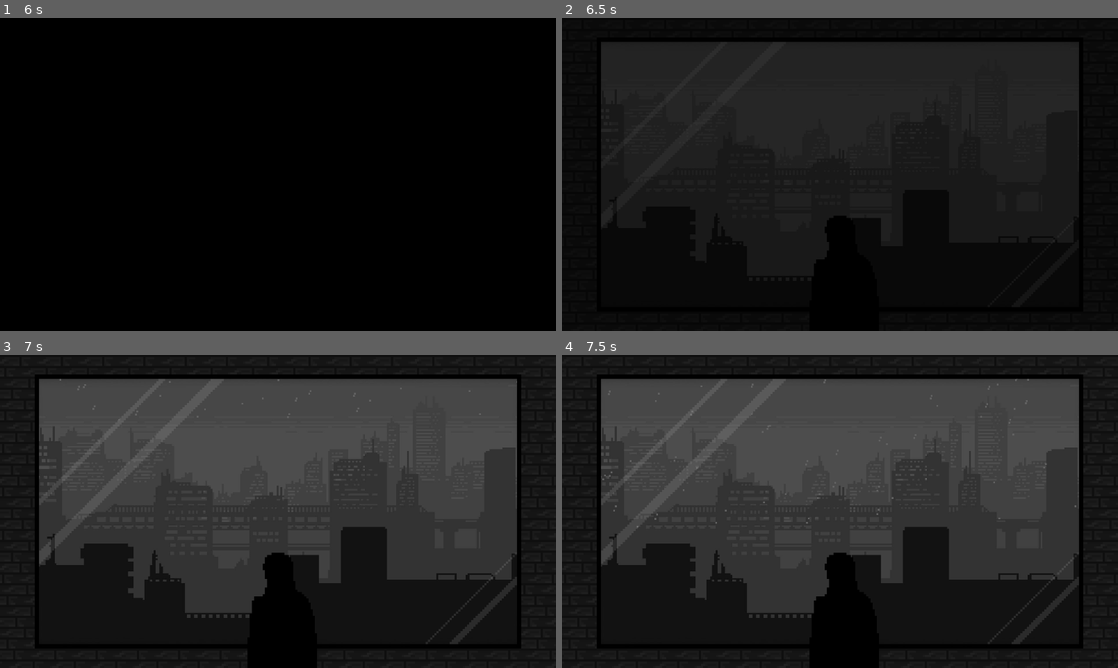
Above: before the commit, frames 1-4 (two rows, left to right).
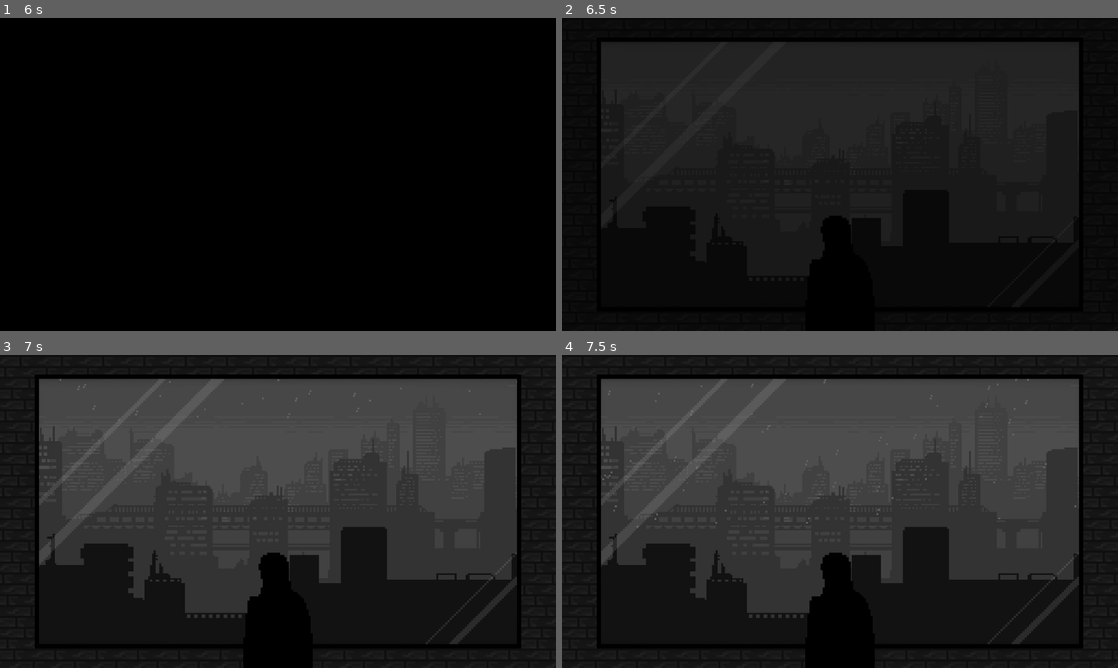
Above: after the commit, the same moments.

Repository: Figments-team/James
Game: Godot game, scene res://OtherScenes/Root.tscn
Same seed, same stepped clock (60 frames per second), same inputs: the game is played once before the commit and once after it.
Inputs:
- Up to frame 1 (6 s): tap Enter at 0.5, 3.5 s; tap Space at 2.75, 5.75 s
- Up to frame 2 (6.5 s): no input
- Up to frame 3 (7 s): no input
- Up to frame 4 (7.5 s): no input

Frame 1 is identical in both runs. In frame 2, 0.2% of the frame differs, in the area x 44-53%, y 63-84%; in frame 3, 0.2%, in the area x 43-57%, y 63-100%; in frame 4, 0.2%.

Commit message:
Fixed and completed async operations management

Diff:
--- a/MainScenes/Cutscenes/Intro.tscn
+++ b/MainScenes/Cutscenes/Intro.tscn
@@ -1,3 +1,82 @@
-[gd_scene format=2]
+[gd_scene load_steps=5 format=2]
 
-[node name="Intro" type="Node2D"]
+[ext_resource path="res://Assets/Images/GreyCity.jpg" type="Texture" id=1]
+[ext_resource path="res://Assets/Images/MenuBG_Background.png" type="Texture" id=2]
+
+[sub_resource type="Animation" id=2]
+resource_name = "SelfDirection"
+tracks/0/type = "bezier"
+tracks/0/path = NodePath("Camera2D:zoom:x")
+tracks/0/interp = 1
+tracks/0/loop_wrap = true
+tracks/0/imported = false
+tracks/0/enabled = true
+tracks/0/keys = {
+"points": PoolRealArray( 0.8, -0.25, 0, 0.25, 0, 1, -0.25, 0, 0.25, 0 ),
+"times": PoolRealArray( 0, 1 )
+}
+tracks/1/type = "bezier"
+tracks/1/path = NodePath("Camera2D:zoom:y")
+tracks/1/interp = 1
+tracks/1/loop_wrap = true
+tracks/1/imported = false
+tracks/1/enabled = true
+tracks/1/keys = {
+"points": PoolRealArray( 0.8, -0.25, 0, 0.25, 0, 1, -0.25, 0, 0.25, 0 ),
+"times": PoolRealArray( 0, 1 )
+}
+
+[sub_resource type="ParticlesMaterial" id=3]
+trail_divisor = 5
+emission_shape = 2
+emission_box_extents = Vector3( 750, 1, 1 )
+flag_disable_z = true
+gravity = Vector3( -40, 98, 0 )
+orbit_velocity = 0.0
+orbit_velocity_random = 0.0
+scale = 4.0
+color = Color( 0.392157, 0.392157, 0.392157, 1 )
+
+[node name="Intro" type="Control"]
+anchor_right = 1.0
+anchor_bottom = 1.0
+__meta__ = {
+"_edit_use_anchors_": false
+}
+
+[node name="SelfDirector" type="AnimationPlayer" parent="."]
+autoplay = "SelfDirection"
+playback_speed = 0.1
+anims/SelfDirection = SubResource( 2 )
+
+[node name="CityBackground" type="TextureRect" parent="."]
+anchor_right = 1.0
+anchor_bottom = 1.0
+rect_pivot_offset = Vector2( -745.458, 86.1194 )
+texture = ExtResource( 1 )
+expand = true
+__meta__ = {
+"_edit_use_anchors_": false
+}
+
+[node name="RainParticles" type="Particles2D" parent="."]
+position = Vector2( 800, -50 )
+amount = 1000
+lifetime = 4.0
+speed_scale = 2.0
+visibility_rect = Rect2( -800, 50, 1280, 720 )
+process_material = SubResource( 3 )
+
+[node name="HouseAndWindow" type="TextureRect" parent="."]
+anchor_right = 1.0
+anchor_bottom = 1.0
+texture = ExtResource( 2 )
+expand = true
+__meta__ = {
+"_edit_use_anchors_": false
+}
+
+[node name="Camera2D" type="Camera2D" parent="."]
+position = Vector2( 640, 360 )
+current = true
+zoom = Vector2( 0.8, 0.8 )
--- a/MainScenes/MainMenu.gd
+++ /dev/null
@@ -1,6 +0,0 @@
-extends Control
-
-func self_direction():
-	$"MenuAnimator".play("MenuFadeIn")
-	yield($"MenuAnimator", "animation_finished")
-	$"LabelAnimator".play("PressAnyKeyFade")
--- a/MainScenes/MainMenu.tscn
+++ b/MainScenes/MainMenu.tscn
@@ -1,11 +1,11 @@
-[gd_scene load_steps=14 format=2]
+[gd_scene load_steps=13 format=2]
 
 [ext_resource path="res://Assets/Fonts/maleficio/Maleficio.ttf" type="DynamicFontData" id=1]
 [ext_resource path="res://Assets/Fonts/victorian_parlor/Victorian Parlor Vintage Alternate_free.otf" type="DynamicFontData" id=2]
 [ext_resource path="res://Assets/Fonts/klik/Klik-Light.otf" type="DynamicFontData" id=3]
-[ext_resource path="res://Assets/Images/MenuBG.png" type="Texture" id=4]
+[ext_resource path="res://Assets/Images/MenuBG_Person.png" type="Texture" id=4]
 [ext_resource path="res://Assets/Images/GreyCity.jpg" type="Texture" id=5]
-[ext_resource path="res://MainScenes/MainMenu.gd" type="Script" id=6]
+[ext_resource path="res://Assets/Images/MenuBG_Background.png" type="Texture" id=6]
 
 [sub_resource type="Animation" id=1]
 resource_name = "SelfDirection"
@@ -69,10 +69,7 @@
 "times": PoolRealArray( 0, 1, 2 )
 }
 
-[sub_resource type="StyleBoxFlat" id=4]
-bg_color = Color( 0, 0, 0, 1 )
-
-[sub_resource type="ParticlesMaterial" id=5]
+[sub_resource type="ParticlesMaterial" id=4]
 trail_divisor = 5
 emission_shape = 2
 emission_box_extents = Vector3( 750, 1, 1 )
@@ -99,7 +96,6 @@
 [node name="MainMenu" type="Control"]
 anchor_right = 1.0
 anchor_bottom = 1.0
-script = ExtResource( 6 )
 __meta__ = {
 "_edit_use_anchors_": false
 }
@@ -108,15 +104,7 @@
 anims/SelfDirection = SubResource( 1 )
 
 [node name="LabelAnimator" type="AnimationPlayer" parent="."]
-anims/PressAnyKeyFade = SubResource( 3 )
-
-[node name="Background" type="Panel" parent="."]
-anchor_right = 1.0
-anchor_bottom = 1.0
-custom_styles/panel = SubResource( 4 )
-__meta__ = {
-"_edit_use_anchors_": false
-}
+anims/PressAnyKeyFade = SubResource( 2 )
 
 [node name="CityBackground" type="TextureRect" parent="."]
 anchor_right = 1.0
@@ -132,11 +120,28 @@
 amount = 1000
 lifetime = 4.0
 speed_scale = 2.0
-process_material = SubResource( 5 )
+visibility_rect = Rect2( -800, 50, 1280, 720 )
+process_material = SubResource( 4 )
 
 [node name="HouseAndWindow" type="TextureRect" parent="."]
 anchor_right = 1.0
 anchor_bottom = 1.0
+texture = ExtResource( 6 )
+expand = true
+__meta__ = {
+"_edit_use_anchors_": false
+}
+
+[node name="Person" type="TextureRect" parent="."]
+anchor_left = 0.5
+anchor_top = 1.0
+anchor_right = 0.5
+anchor_bottom = 1.0
+margin_left = -80.0
+margin_top = -265.0
+margin_right = -48.0
+margin_bottom = -212.0
+rect_scale = Vector2( 5, 5 )
 texture = ExtResource( 4 )
 expand = true
 __meta__ = {
--- a/MainScenes/Splash.gd
+++ /dev/null
@@ -1,6 +0,0 @@
-extends Control
-
-func self_direction():
-	pass
-	#$"Animator".play("SplashLogo1FadeOut")
-	#yield($"Animator", "animation_finished")
--- a/OtherScenes/Director.gd
+++ b/OtherScenes/Director.gd
@@ -5,16 +5,22 @@
 #############
 
 func _ready():
+	#Overlay.cutOutBlack()
 	yield(Root, "ready") # _ready of Director is called before Root is ready, so we wait for it
 	play("Opening")
 
-var currentState:GDScriptFunctionState
+var asyncQueue:Array
 
-func wait():
-	if(currentState.is_valid()):
-		stop(false)
-		yield(currentState, "completed")
-		play()
+func clearAsyncQueue():
+	asyncQueue.clear()
+
+func waitForAsync():
+	for asyncOp in asyncQueue:
+		if(asyncOp.is_valid()):
+			stop(false)
+			yield(asyncOp, "completed")
+			play()
+	clearAsyncQueue()
 
 ###########
 ## Tools ##
@@ -28,10 +34,8 @@
 func hideLoader():
 	Overlay.hideLoader()
 
-func loadScene(scenePath:String, useLoader:bool = false):
-	if(useLoader):
-		Overlay.showLoader()
-	currentState = Root.loadScene(scenePath)
+func loadScene(scenePath:String):
+	asyncQueue.append(Root.loadScene(scenePath))
 
 func removeScene(sceneName:String):
 	Root.removeScene(sceneName)
@@ -44,13 +48,13 @@
 	addScene()
 
 func directScene(sceneName:String):
-	currentState = Root.callSelfDirection(sceneName)
+	asyncQueue.append(Root.callSelfDirection(sceneName))
 
 func fadeIn(duration:int = 1):
-	currentState = Overlay.fadeInBlack(duration) # Start fade in to black and wait
+	asyncQueue.append(Overlay.fadeInBlack(duration)) # Start fade in to black and wait
 
 func fadeOut(duration:int = 1):
-	currentState = Overlay.fadeOutBlack(duration) # Start fade out from black and wait
+	asyncQueue.append(Overlay.fadeOutBlack(duration)) # Start fade out from black and wait
 
 func playMusic(path:String):
 	Overlay.playMusic(path)
--- a/OtherScenes/Director.tscn
+++ b/OtherScenes/Director.tscn
@@ -15,7 +15,7 @@
 "times": PoolRealArray( 0 ),
 "transitions": PoolRealArray( 1 ),
 "values": [ {
-"args": [ "res://MainScenes/Splash.tscn", false ],
+"args": [ "res://MainScenes/Splash.tscn" ],
 "method": "loadScene"
 } ]
 }
@@ -29,7 +29,7 @@
 "times": PoolRealArray( 1.1 ),
 "transitions": PoolRealArray( 1 ),
 "values": [ {
-"args": [ "res://MainScenes/MainMenu.tscn", false ],
+"args": [ "res://MainScenes/MainMenu.tscn" ],
 "method": "loadScene"
 } ]
 }
@@ -44,10 +44,10 @@
 "transitions": PoolRealArray( 1, 1 ),
 "values": [ {
 "args": [  ],
-"method": "wait"
+"method": "waitForAsync"
 }, {
 "args": [  ],
-"method": "wait"
+"method": "waitForAsync"
 } ]
 }
 tracks/3/type = "method"
Not shown: 5 places in MainScenes/MainMenu.tscn that only renumber resources
